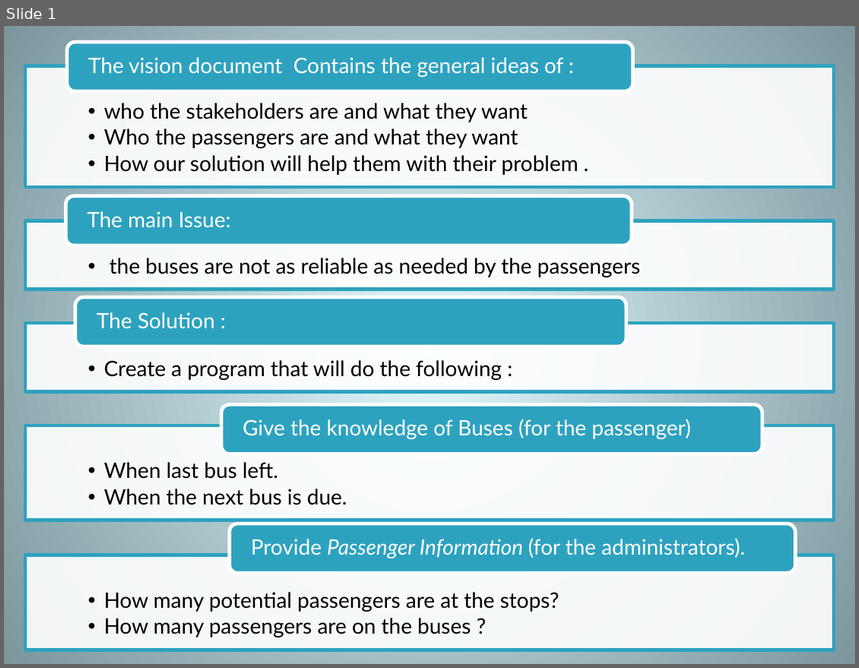
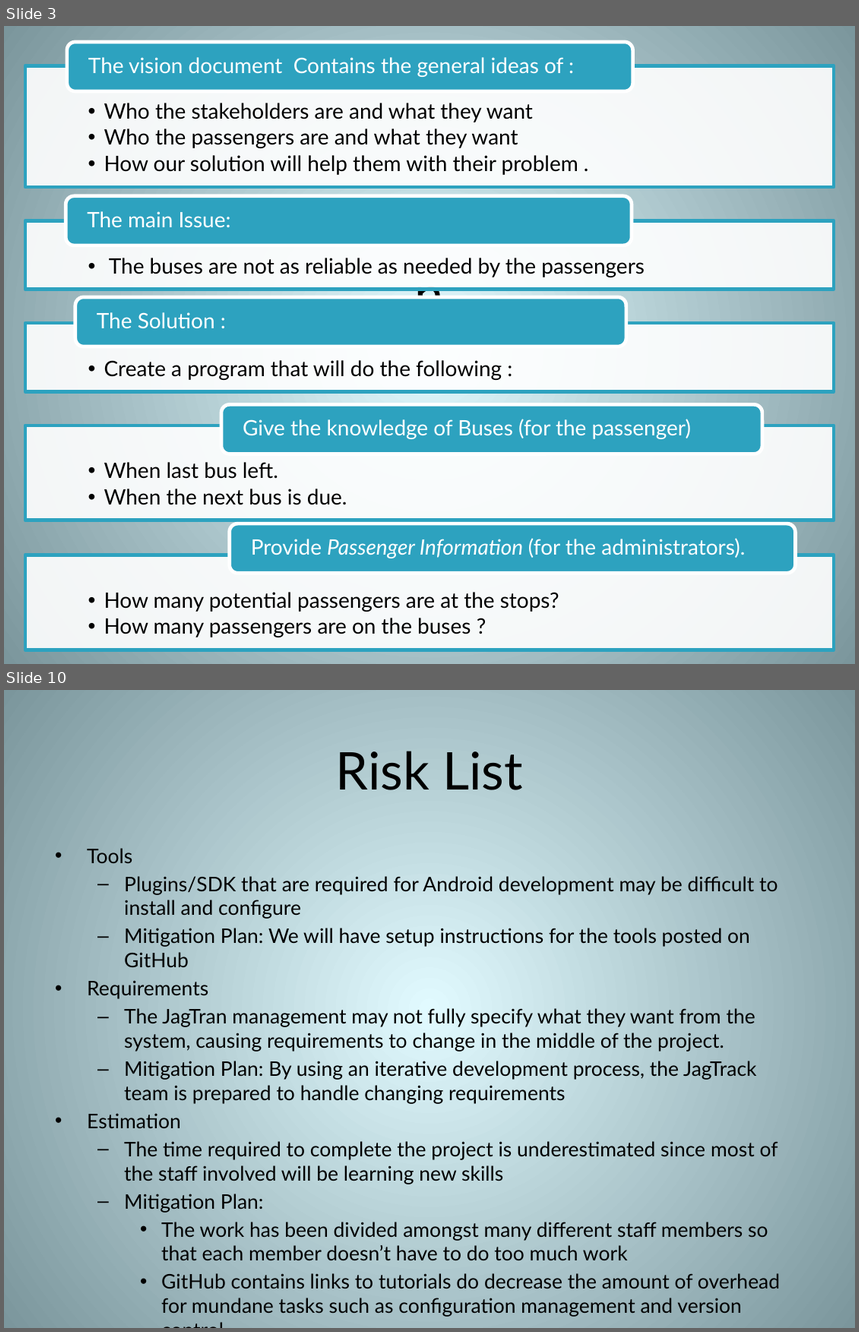
Before and after one commit to hjc/JagTrack, a slide deck: LCO_Brief_Placeholder/SEFornofCompiling1.pptx. Shown one above the other, each under a label of ours: slide 1 before the commit, slides 3 and 10 after it; the slides between them are not shown. The pictures are 859x668 and 859x1332 pixels, drawn with LibreOffice and Linux fonts; fonts in the diff are those of the drawing. Boxes give left, top, right and bottom in pixels: in the first picture for what was removed or moved away, otherwise in the second. Text is boxed around its words. In the diff, an @@ line names an element or a change of style, - is before the commit and + after.

```diff
--- a/LCO_Brief_Placeholder/SEFornofCompiling1.pptx
+++ b/LCO_Brief_Placeholder/SEFornofCompiling1.pptx
@@ slide 10 added at box(4, 690, 855, 1328), background gradient #E1FAFF to #7B969C @@
@@ title added at box(336, 751, 523, 790), 44 pt, text #000000 @@
+Risk List
@@ text added at box(87, 848, 780, 1317), 17 pt, text #000000 @@
+• Tools
+  – Plugins/SDK that are required for Android development may be difficult to install and configure
+  – Mitigation Plan: We will have setup instructions for the tools posted on GitHub
+• Requirements
+  – The JagTran management may not fully specify what they want from the system, causing requirements to change in the middle of the project.
+  – Mitigation Plan: By using an iterative development process, the JagTrack team is prepared to handle changing requirements
+• Estimation
+  – The time required to complete the project is underestimated since most of the staff involved will be learning new skills
+  – Mitigation Plan:
+    • The work has been divided amongst many different staff members so that each member doesn’t have to do too much work
+    • GitHub contains links to tutorials do decrease the amount of overhead for mundane tasks such as configuration management and version control
@@ what was slide 1 is now slide 3 @@
@@ slide 3 changed as well @@
@@ text at box(104, 103, 533, 123): text changed @@
-  •• who the stakeholders are and what they want
+  •• Who the stakeholders are and what they want
@@ text at box(109, 258, 645, 278): text changed @@
-  •• the buses are not as reliable as needed by the passengers
+  •• The buses are not as reliable as needed by the passengers
@@ title added at box(415, 268, 444, 300), 44 pt, text #000000 @@
+n
```
Also in this commit, not shown: 19 other slides added, 5 other files.
